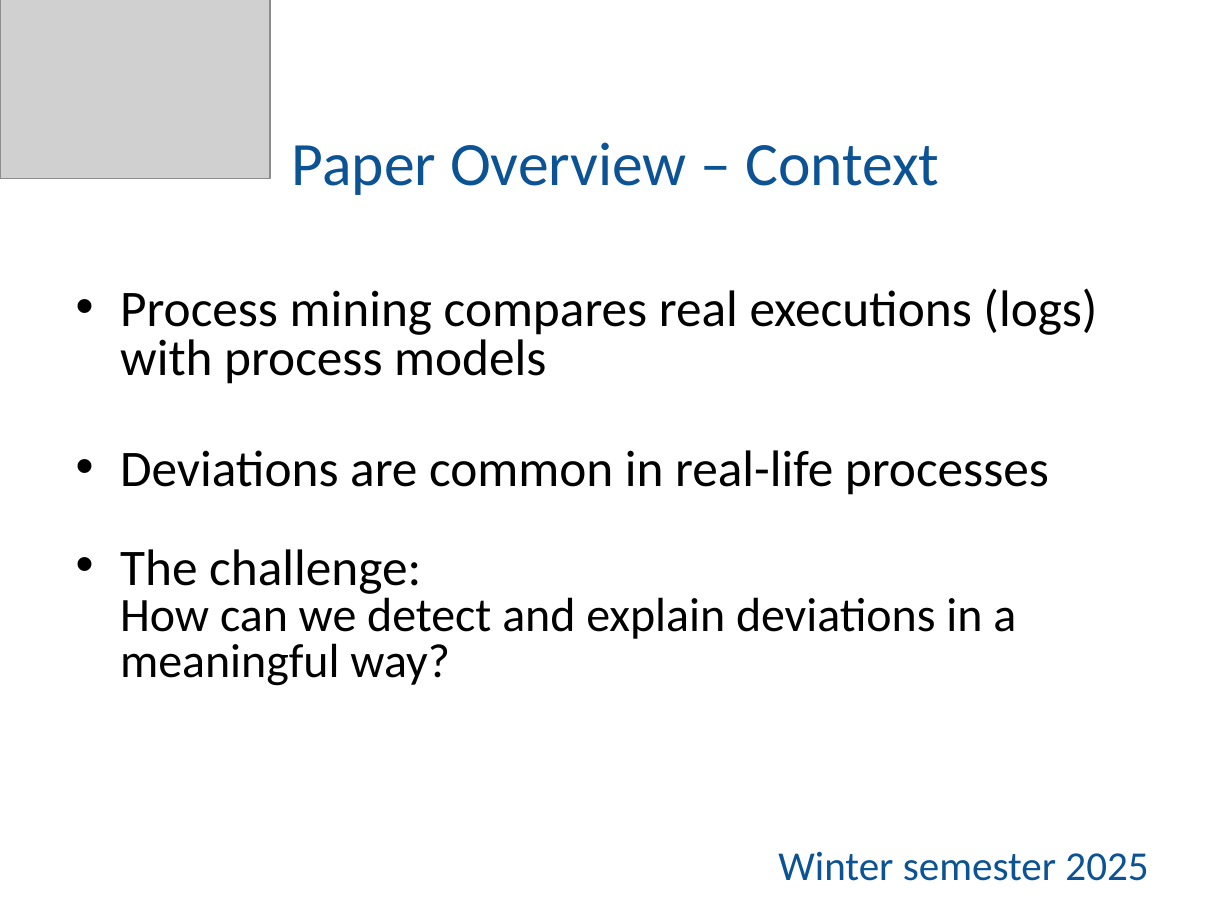
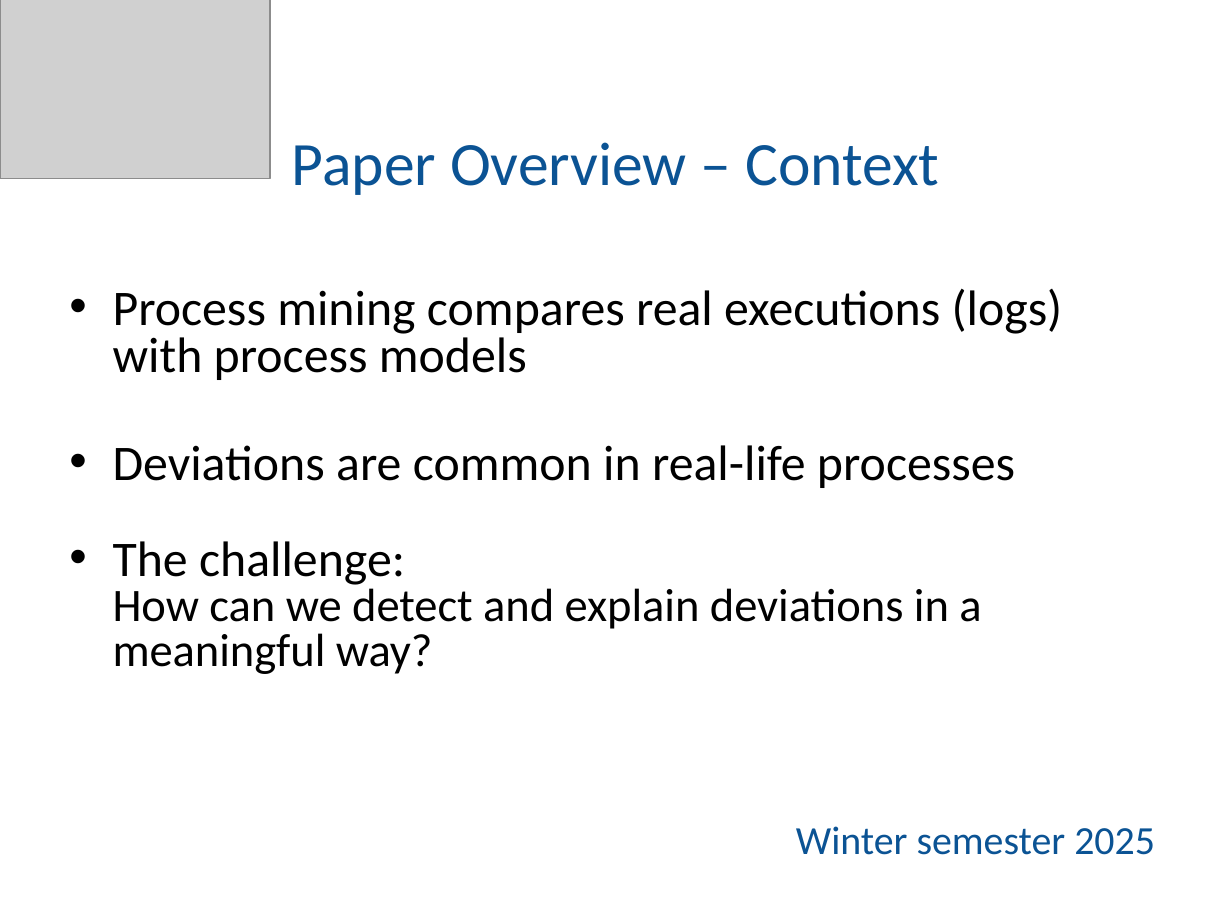
Before and after one commit to knikzad/process-mining-conformance-diagnostics-replication, a slide deck: slide 2 of presentation/Replication_Presentation.pptx. Drawn at 1232x924 pixels with LibreOffice and Linux fonts; fonts in the diff are those of the drawing; grey boxes stand for pictures. Boxes give left, top, right and bottom in pixels: in the first picture for what was removed or moved away, otherwise in the second. Text is boxed around its words. In the diff, an @@ line names an element or a change of style, - is before the commit and + after.

```diff
--- a/presentation/Replication_Presentation.pptx
+++ b/presentation/Replication_Presentation.pptx
@@ text "Process mining compares real executions ..." at bbox=[113, 288, 1155, 855]: size 30 to 29.1 pt in "Process mining compares real executions (logs) with ...", "Deviations are common in real-life processes", "The challenge:"; size 28 to 27.2 pt in "How can we detect and explain deviations ..."; size 24 to 23.3 pt in "Winter semester 2025"; indent changed; less space between paragraphs @@
```
Also in this commit, not shown: 11 other slides changed, 2 slides added, 1 other file.
